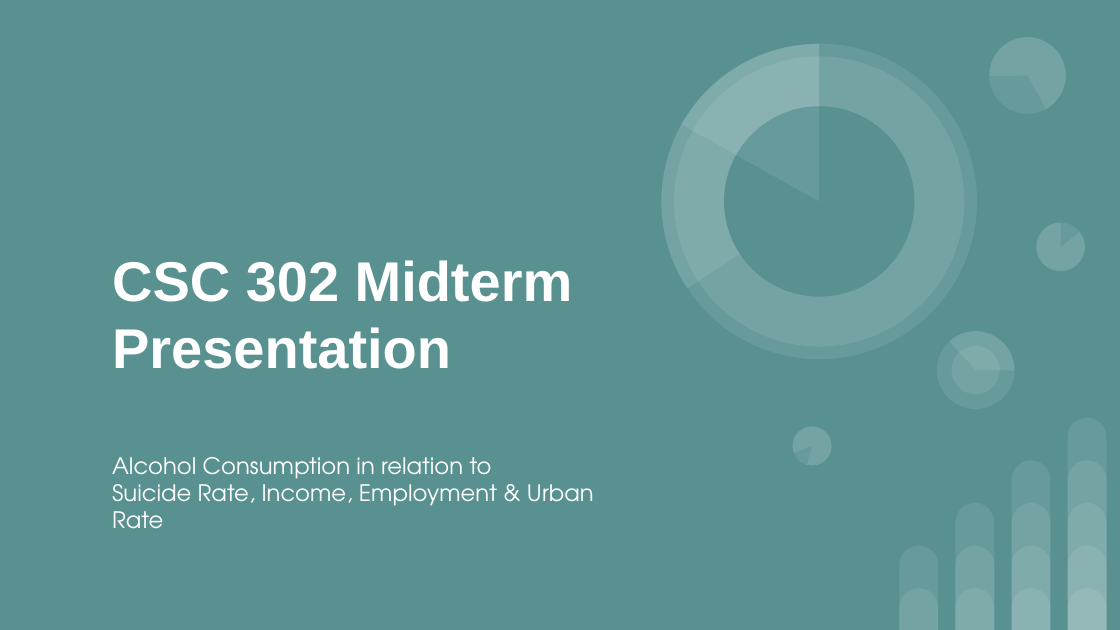
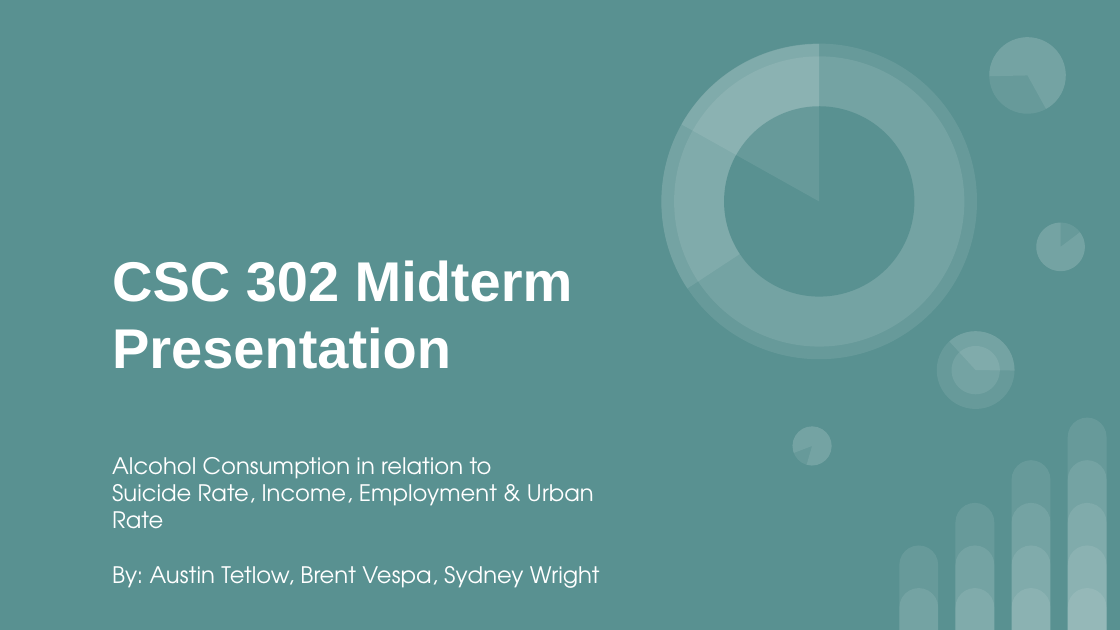
Before and after one commit to BrentVespa/CSC-302, a slide deck: slide 1 of CSC 302 Midterm Presentation.pptx. Drawn at 1120x630 pixels with LibreOffice and Linux fonts; fonts in the diff are those of the drawing. Boxes give left, top, right and bottom in pixels: in the first picture for what was removed or moved away, otherwise in the second. Text is boxed around its words. In the diff, an @@ line names an element or a change of style, - is before the commit and + after.

Commit message:
Updated Presentation
Updated presentation document to include our names on the title slide.

```diff
--- a/CSC 302 Midterm Presentation.pptx
+++ b/CSC 302 Midterm Presentation.pptx
@@ subtitle at [112, 566, 600, 588]: paragraph added @@
+By: Austin Tetlow, Brent Vespa, Sydney Wright
```
